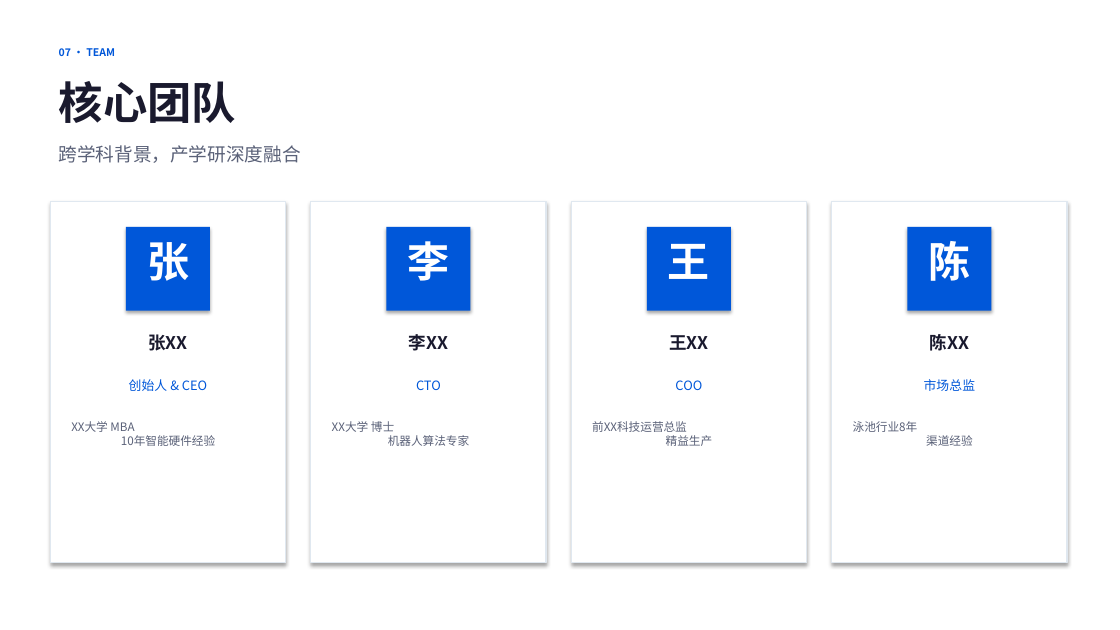
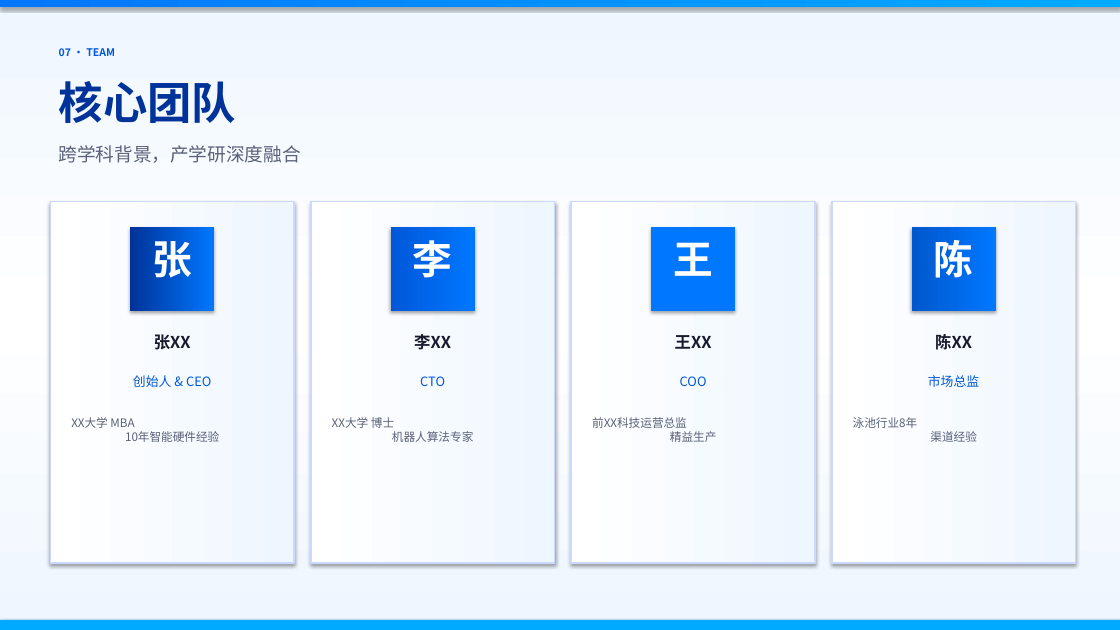
Before and after one commit to Luoyi-Gan/zhishui-landing, a slide deck: slide 10 of 智水清源-路演模版.pptx. Drawn at 1120x630 pixels with LibreOffice and Linux fonts; fonts in the diff are those of the drawing. Boxes give left, top, right and bottom in pixels: in the first picture for what was removed or moved away, otherwise in the second. Text is boxed around its words. In the diff, an @@ line names an element or a change of style, - is before the commit and + after.

```diff
--- a/智水清源-路演模版.pptx
+++ b/智水清源-路演模版.pptx
@@ background #FFFFFF to gradient #EEF6FF to #FFFFFF @@
@@ rectangle removed at (0, 0, 1120, 630) @@
@@ rectangle added at (0, 0, 1120, 7), fill gradient #0077FF to #00AAFF @@
@@ text "核心团队" at (59, 81, 236, 123): text colour #1A1A2E to gradient #003399 to #0057D9 @@
@@ rectangle: place and size @@
-rectangle at (50, 202, 286, 563)
+rectangle at (50, 202, 294, 563)
@@ rectangle: place and size @@
-rectangle at (311, 202, 546, 563)
+rectangle at (311, 202, 555, 563)
@@ fill #FFFFFF to gradient #FFFFFF to #EEF6FF; outline #E0E8F0 1 pt to #CCD8FF 1.5 pt in 4 elements at (50, 202, 294, 563), (311, 202, 555, 563), (832, 202, 1075, 563), (571, 202, 815, 563) @@
@@ rectangle: place and size @@
-rectangle at (571, 202, 807, 563)
+rectangle at (571, 202, 815, 563)
@@ rectangle: place and size @@
-rectangle at (832, 202, 1067, 563)
+rectangle at (832, 202, 1075, 563)
@@ rectangle at (130, 227, 214, 311): fill #0057D9 to gradient #003399 to #0077FF @@
@@ rectangle at (391, 227, 475, 311): fill #0057D9 to gradient #0057D9 to #0077FF @@
@@ size 36 to 34 pt in 4 elements at (934, 240, 974, 278), (152, 241, 192, 278), (413, 240, 453, 278), (673, 242, 713, 276) @@
@@ 4 rectangles: place and size @@
-4 rectangles at (126, 227, 991, 311)
+4 rectangles at (130, 227, 996, 311)
@@ rectangle at (651, 227, 735, 311): fill #0057D9 to #0077FF @@
@@ rectangle at (912, 227, 996, 311): fill #0057D9 to gradient #0057CC to #0077FF @@
@@ size 15 to 14 pt in 4 elements at (935, 334, 972, 350), (154, 334, 191, 350), (414, 334, 451, 350), (675, 335, 712, 349) @@
@@ text "创始人 & CEO": place and size @@
-text "创始人 & CEO" at (129, 379, 207, 391)
+text "创始人 & CEO" at (133, 375, 211, 387)
@@ text "CTO": place and size @@
-text "CTO" at (416, 380, 441, 390)
+text "CTO" at (420, 376, 445, 386)
@@ text "COO": place and size @@
-text "COO" at (675, 380, 702, 390)
+text "COO" at (680, 376, 707, 386)
@@ text "市场总监": place and size @@
-text "市场总监" at (924, 379, 975, 391)
+text "市场总监" at (928, 375, 979, 387)
@@ text "XX大学 MBA 10年智能硬件经验" rewrapped from (71, 421, 215, 446) to (71, 417, 219, 442) @@
@@ text "XX大学 博士 机器人算法专家" rewrapped from (332, 421, 469, 446) to (332, 417, 473, 442) @@
@@ text "前XX科技运营总监 精益生产" rewrapped from (592, 421, 713, 446) to (592, 417, 717, 442) @@
@@ text "泳池行业8年 渠道经验" rewrapped from (853, 421, 973, 446) to (853, 417, 977, 442) @@
@@ rectangle added at (0, 620, 1120, 630), fill #00AAFF @@
```
Also in this commit, not shown: 11 other slides changed, 1 other file.
